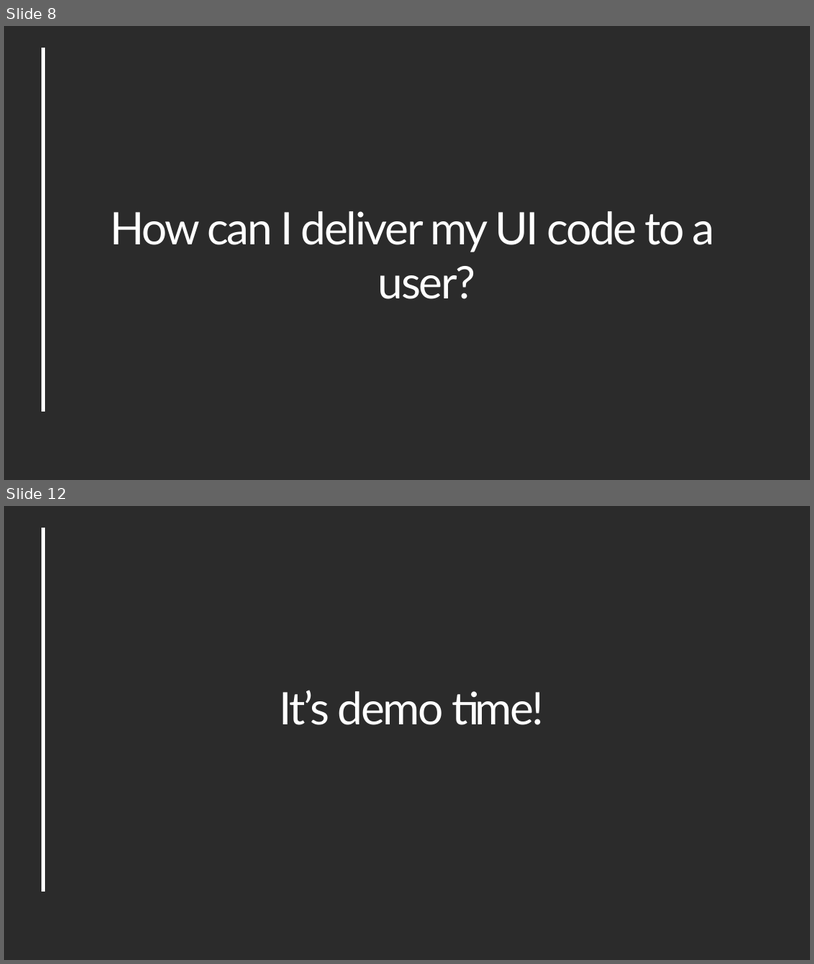
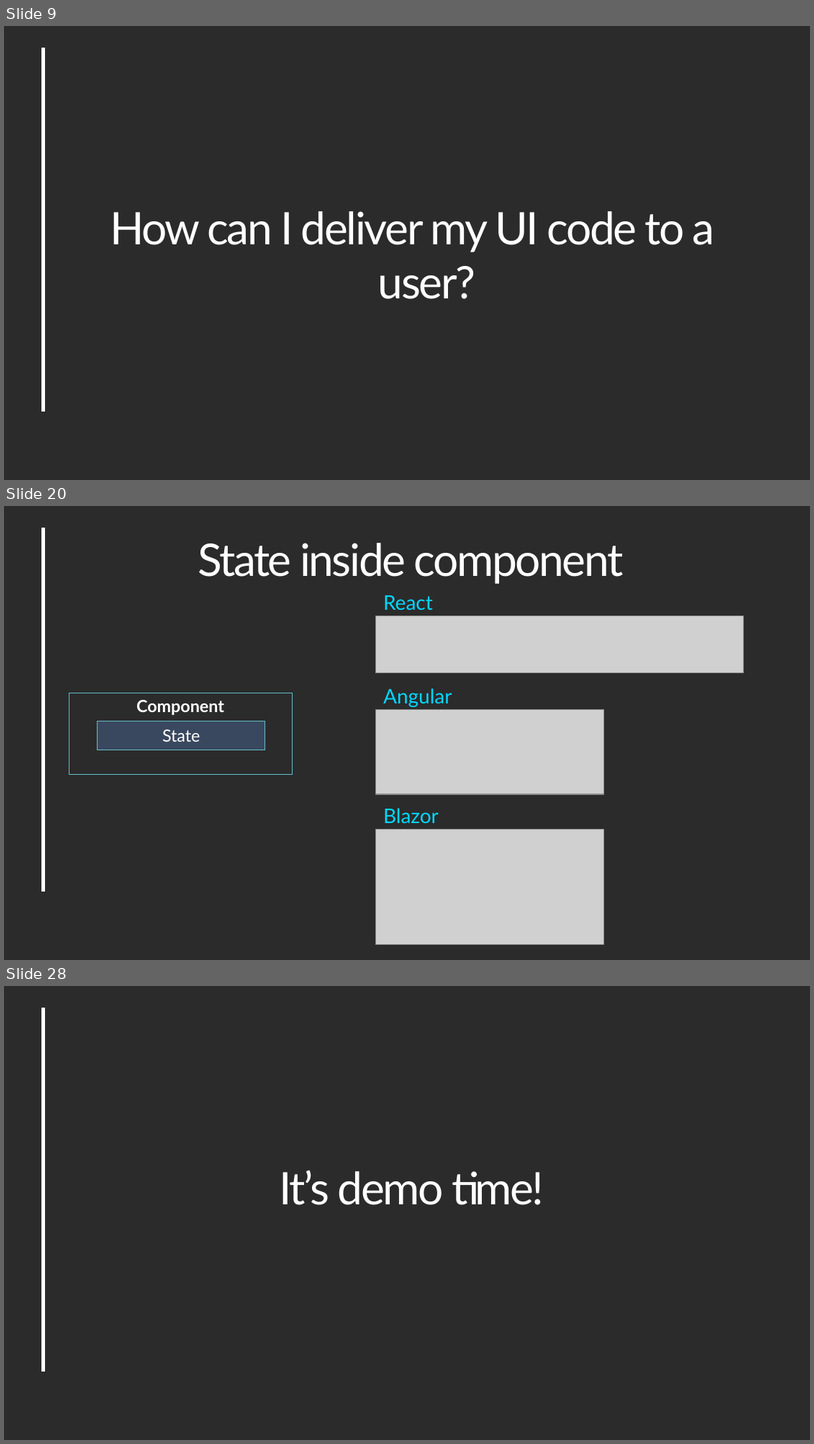
Before and after one commit to Werocky1502/ui-frameworks-comparison, a slide deck: Docs/Blazor VS React Vs Angular.pptx. Shown one above the other, each under a label of ours: slides 8 and 12 before the commit, slides 9, 20 and 28 after it; the slides between them are not shown. The pictures are 814x964 and 814x1444 pixels, drawn with LibreOffice and Linux fonts; fonts in the diff are those of the drawing; grey boxes stand for pictures; background and template pictures are left out; a plain dark background stands for a picture behind light text. Boxes give left, top, right and bottom in pixels: in the first picture for what was removed or moved away, otherwise in the second. Text is boxed around its words. In the diff, an @@ line names an element or a change of style, - is before the commit and + after.

```diff
--- a/Docs/Blazor VS React Vs Angular.pptx
+++ b/Docs/Blazor VS React Vs Angular.pptx
@@ slide 20 added at bbox=[4, 506, 810, 960], background picture (left out); not listed: 1 template element that a slide beside it also shows @@
@@ text added at bbox=[198, 543, 624, 584], 40 pt, text #FFFFFF @@
+State inside component
@@ text added at bbox=[383, 595, 433, 610], 18 pt, text #00D8FF @@
+React
@@ picture added at bbox=[376, 615, 743, 673] @@
@@ freeform shape added at bbox=[70, 693, 292, 775], outline #64BDC8 0.7 pt @@
@@ text added at bbox=[136, 700, 224, 715], 15 pt, text #FFFFFF, bold @@
+Component
@@ text added at bbox=[383, 688, 452, 707], 18 pt, text #00D8FF @@
+Angular
@@ freeform shape added at bbox=[98, 721, 265, 749], fill #3A485F, outline #64BDC8 0.7 pt, 15 pt, text #FFFFFF @@
+State
@@ picture added at bbox=[376, 709, 604, 794] @@
@@ text added at bbox=[383, 808, 439, 823], 18 pt, text #00D8FF @@
+Blazor
@@ picture added at bbox=[376, 829, 604, 944] @@
@@ what was slide 8 is now slide 9 @@
@@ what was slide 12 is now slide 28 @@
```
Also in this commit, not shown: 5 slides changed, 15 other slides added.
